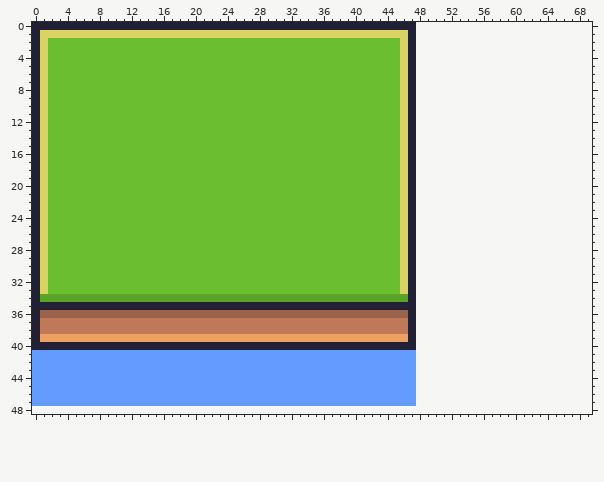
Pixel-art file, stored at android/assets/maps/aseprite/Tileset.aseprite. The picture above is the old version.
48x48 pixels, 1 frame. Shown: x 0..69, y 0..48. The old version is drawn lined up with the new one, on the new canvas.
Now the later version:
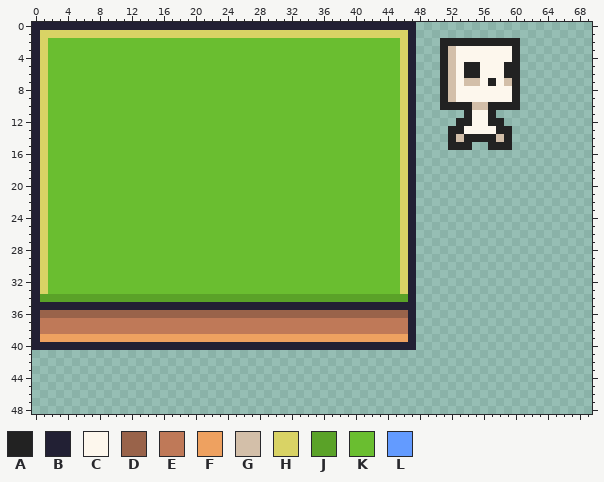
Palette (. is transparent): A #222222  B #222034  C #fdf7ed  D #99634a  E #bf7958  F #eea160  G #d3bfa9  H #d9d365  J #5aa228  K #6abe30  L #639bff
Diff:
canvas 48x48 -> 192x192
y 2: x 51..60 .......... -> AAAAAAAAAA
y 3..4: x 51..60 .......... -> AGCCCCCCCA
y 5..6: x 51..60 .......... -> AGCAACCCAA
y 7: x 51..60 .......... -> AGCGGCACGA
y 8..9: x 51..60 .......... -> AGCCCCCCCA
y 10: x 51..60 .......... -> AAAAGGAAAA
y 11: x 54..57 .... -> ACCA
y 12: x 53..58 ...... -> AACCAA
y 13: x 52..59 ........ -> AACCCCAA
y 14: x 52..59 ........ -> AGAAAAGA
y 15: x 52..54 ... -> AAA; x 57..59 ... -> AAA
y 41..47: x 0..47 LLLLLLLLLLLLLLLLLLLLLLLLLLLLLLLLLLLLLLLLLLLLLLLL -> ................................................
Boxes around the changes in both pictures, in picture pixels (x1, y1, x2, y2):
added: (440, 38, 520, 150)
erased: (32, 350, 416, 406)
